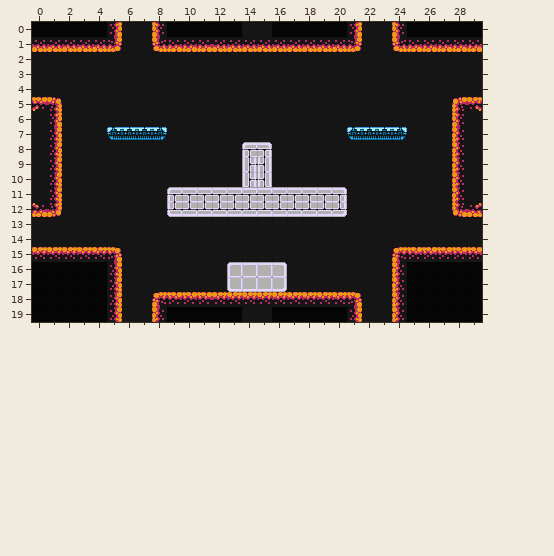
Tiled map -- android/assets/maps/retro-small.tmx. The first picture shows the starting point.
Cells are 15x15 px. Shown: x 0..29, y 0..19. Not drawn, because the pictures are missing: unchanged layer "black".
After the commit:
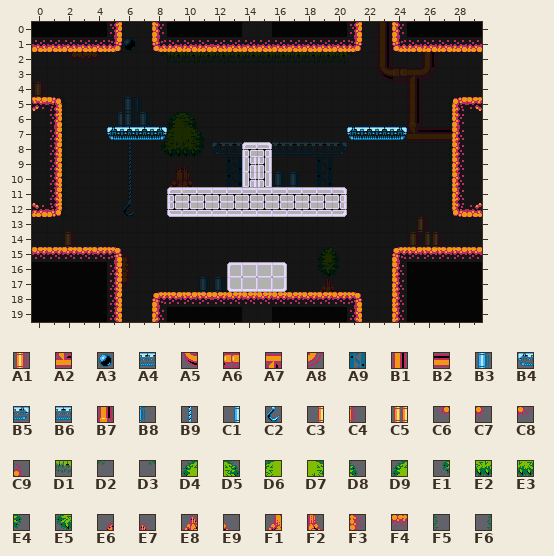
Key: from "megacommando": A1 129, A2 579 turned 270, A3 2185, A4 3274, A5 3286, A6 3287, A7 3288, A8 3289, A9 3335, B1 3352, B2 3352 flipped on the other diagonal, B3 3400, B4 3460, B5 3460 flipped left-right, B6 3461, B7 3480, B8 3714, B9 3774, C1 3776, C2 4030, C3 4208, C4 4209, C5 4273, C6 4357, C7 4357 turned 270, C8 4359, C9 4359 turned 270, D1 4550, D2 4552, D3 4552 flipped left-right, D4 4553, D5 4554, D6 4617, D7 4618, D8 4619, D9 4621, E1 4680, E2 4681, E3 4682, E4 4683, E5 4685, E6 4745, E7 4746, E8 4749, E9 4750, F1 4809, F2 4810, F3 4866 turned 180, F4 4866 turned 270, F5 4938 flipped on the diagonal, F6 4938 turned 90.
__ is an empty cell.
Edits made:
Layer "background":
Tile A1 now appears in row 4 at x 0; in row 14 at x 2 and 25.
Tile A2 now appears in row 7 at x 25.
Tile A3 now appears in row 1 at x 6.
Tile A4 now appears in row 8 at x 18.
Tile A5 now appears in row 3 at x 23.
Tile A6 now appears in row 3 at x 24.
Tile A7 now appears in row 3 at x 25.
Tile A8 now appears in row 3 at x 26.
Tile A9 now appears in rows 9 to 10 at x 13 and 19.
Tile B1 now appears in rows 0 to 1 at x 23; in row 2 at x 23 and 26; in rows 4 to 5 at x 25.
Tile B2 now appears in row 7 at x 26 to 27.
Tile B3 now appears in row 5 at x 6; in row 6 at x 6 to 7; in row 10 at x 16 to 17; in row 17 at x 11 to 12.
Tile B4 now appears in row 8 at x 12.
Tile B5 now appears in row 8 at x 20.
Tile B6 now appears in row 8 at x 13, 16 to 17 and 19.
Tile B7 now appears in row 6 at x 25.
Tile B8 now appears in row 5 at x 7.
Tile B9 now appears in rows 8 to 11 at x 6.
Tile C1 now appears in row 6 at x 5.
Tile C2 now appears in row 12 at x 6.
Tile C3 now appears in row 13 at x 25.
Tile C4 now appears in row 13 at x 26; in row 14 at x 27.
Tile C5 now appears in row 14 at x 26.
Tile C6 now appears in row 2 at x 2.
Tile C7 now appears in row 17 at x 6.
Tile C8 now appears in row 2 at x 4.
Tile C9 now appears in row 15 at x 6.
Tile D1 now appears in row 2 at x 9 to 20.
Tile D2 now appears in row 2 at x 21.
Tile D3 now appears in row 2 at x 8.
Tile D4 now appears in row 6 at x 9.
Tile D5 now appears in row 6 at x 10.
Tile D6 now appears in row 7 at x 9.
Tile D7 now appears in row 7 at x 10.
Tile D8 now appears in row 7 at x 11; in row 15 at x 20.
Tile D9 now appears in row 15 at x 19.
Tile E1 now appears in row 8 at x 8.
Tile E2 now appears in row 8 at x 9.
Tile E3 now appears in row 8 at x 10.
Tile E4 now appears in row 8 at x 11; in row 16 at x 20.
Tile E5 now appears in row 16 at x 19.
Tile E6 now appears in row 9 at x 9.
Tile E7 now appears in row 9 at x 10.
Tile E8 now appears in row 17 at x 19.
Tile E9 now appears in row 17 at x 20.
Tile F1 now appears in row 10 at x 9.
Tile F2 now appears in row 10 at x 10.
Tile F3 now appears in row 16 at x 6.
Tile F4 now appears in row 2 at x 3.
Tile F5 now appears in rows 5 to 12 at x 2.
Tile F6 now appears in rows 5 to 6 at x 27; in rows 8 to 12 at x 27.
